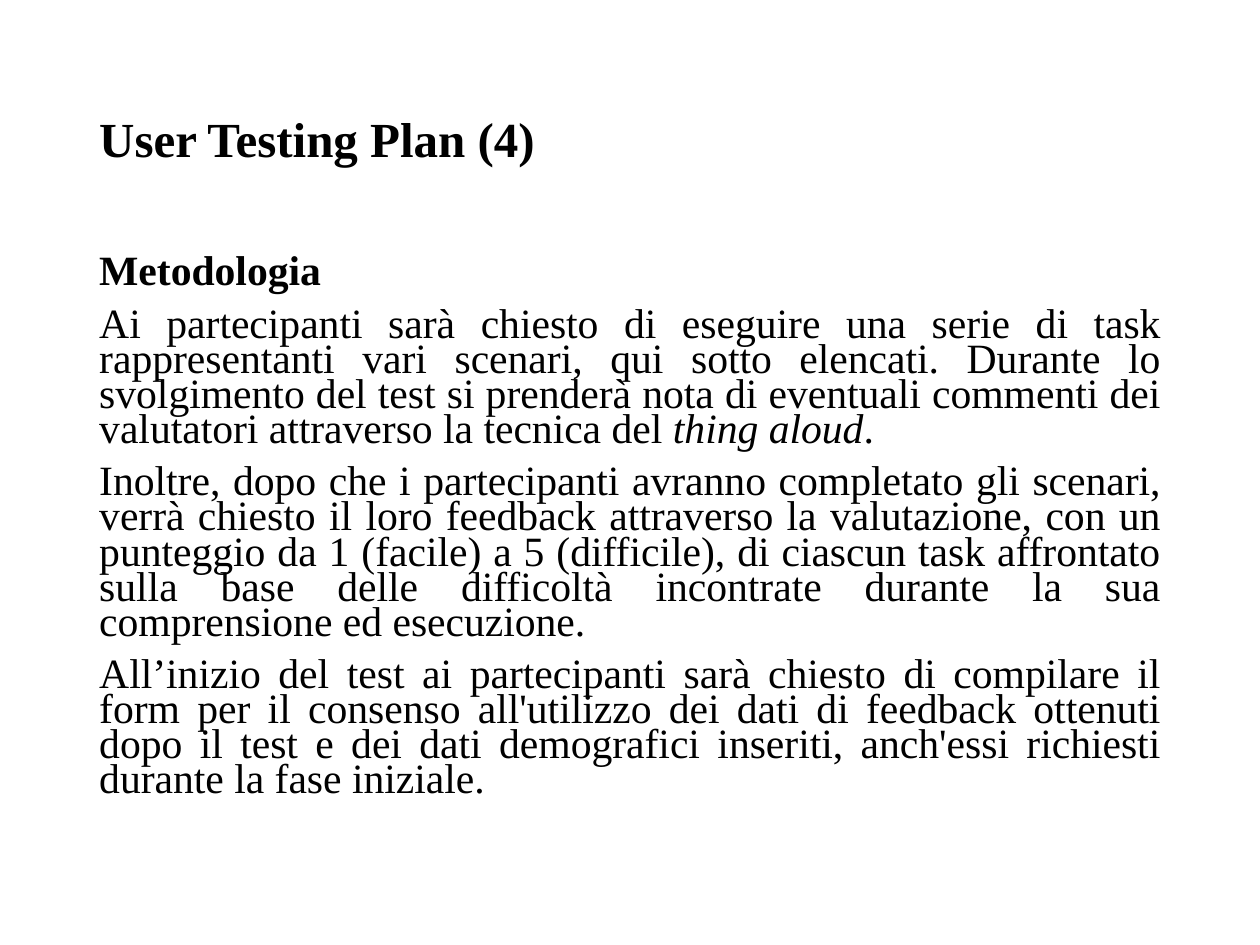
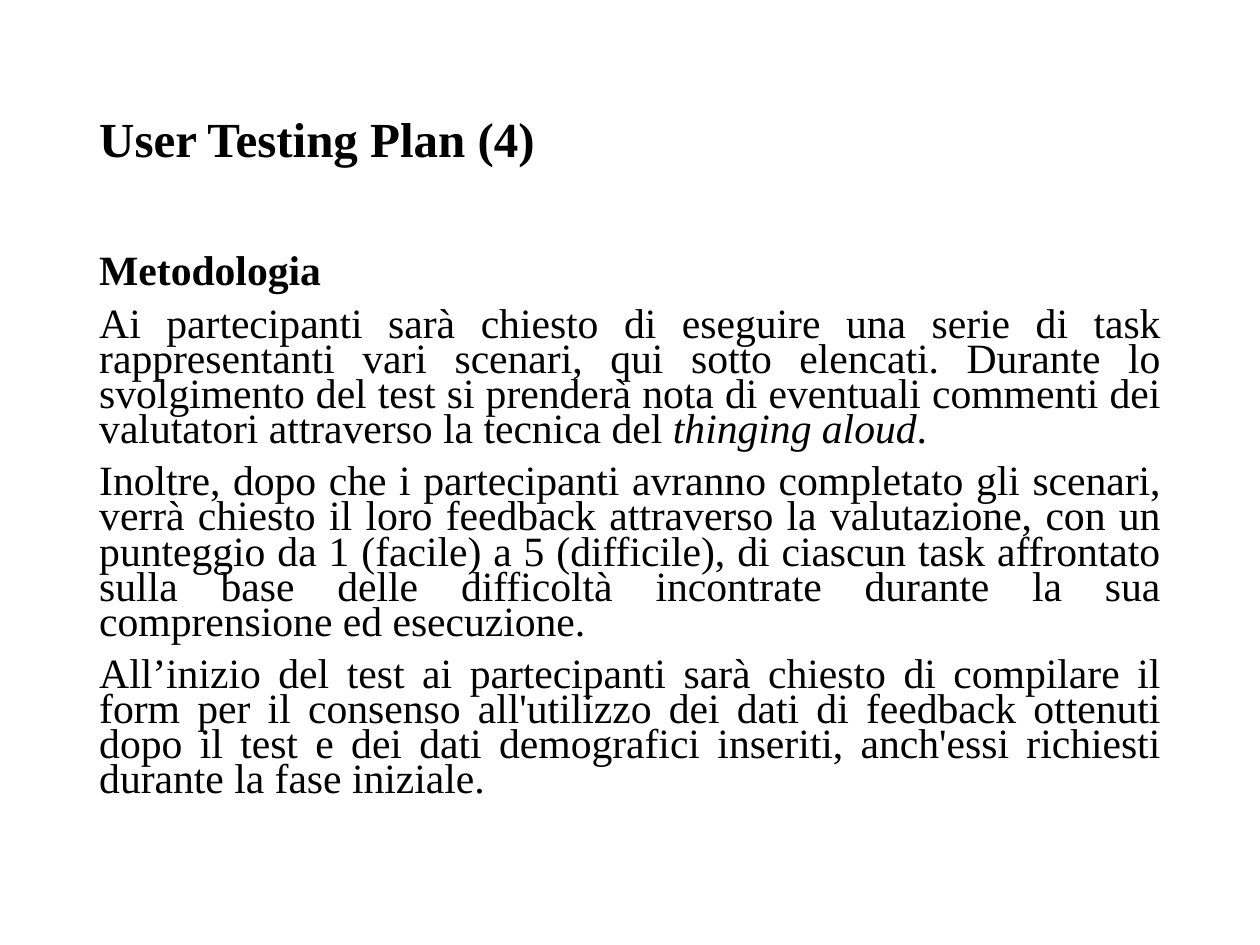
Before and after one commit to giusmastro91/Cognitive-systems, a slide deck: slide 9 of Prova_6/Leone_Mastrosimone_PresentazioneProgetto.pptx. Drawn at 1260x945 pixels with LibreOffice and Linux fonts; fonts in the diff are those of the drawing. Boxes give left, top, right and bottom in pixels: in the first picture for what was removed or moved away, otherwise in the second. Text is boxed around its words. In the diff, an @@ line names an element or a change of style, - is before the commit and + after.

```diff
--- a/Prova_6/Leone_Mastrosimone_PresentazioneProgetto.pptx
+++ b/Prova_6/Leone_Mastrosimone_PresentazioneProgetto.pptx
@@ text at [99, 309, 1161, 451]: text changed @@
-Ai partecipanti sarà chiesto di eseguire una serie di task rappresentanti vari scenari, qui sotto elencati. Durante lo svolgimento del test si prenderà nota di eventuali commenti dei valutatori attraverso la tecnica del thing aloud.
+Ai partecipanti sarà chiesto di eseguire una serie di task rappresentanti vari scenari, qui sotto elencati. Durante lo svolgimento del test si prenderà nota di eventuali commenti dei valutatori attraverso la tecnica del thinging aloud.
```
Also in this commit, not shown: 3 other slides changed.
